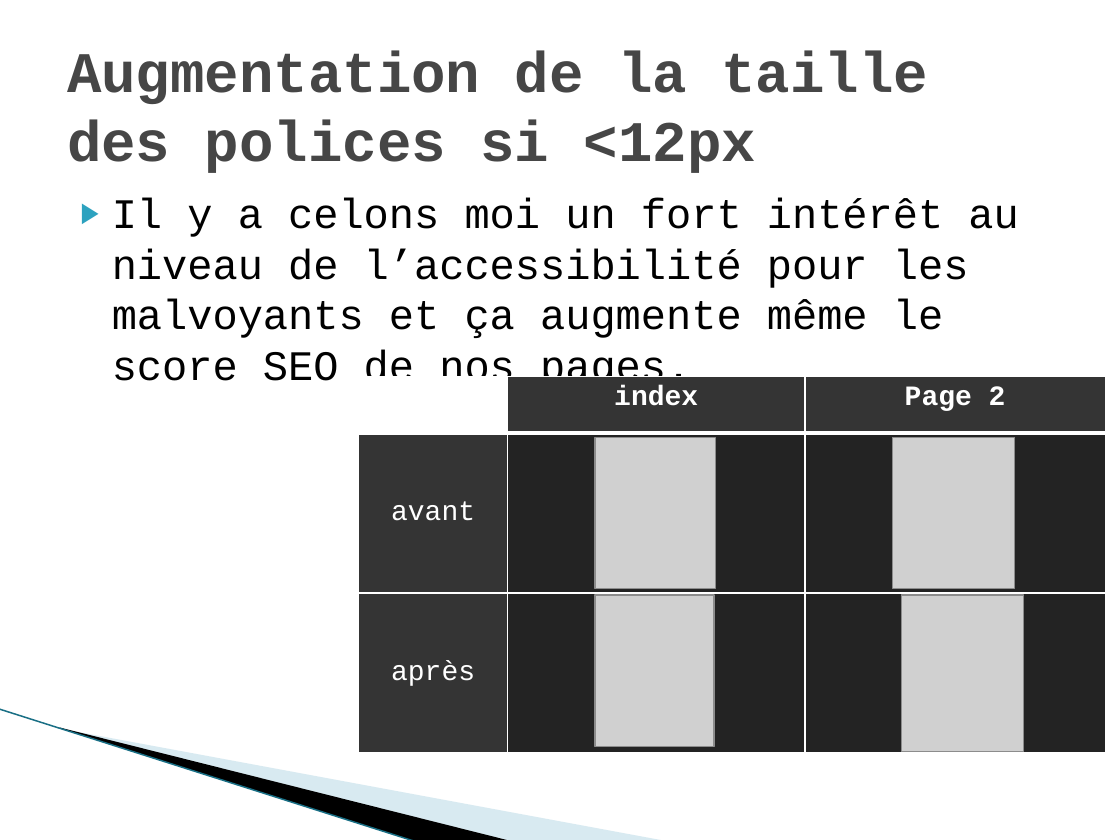
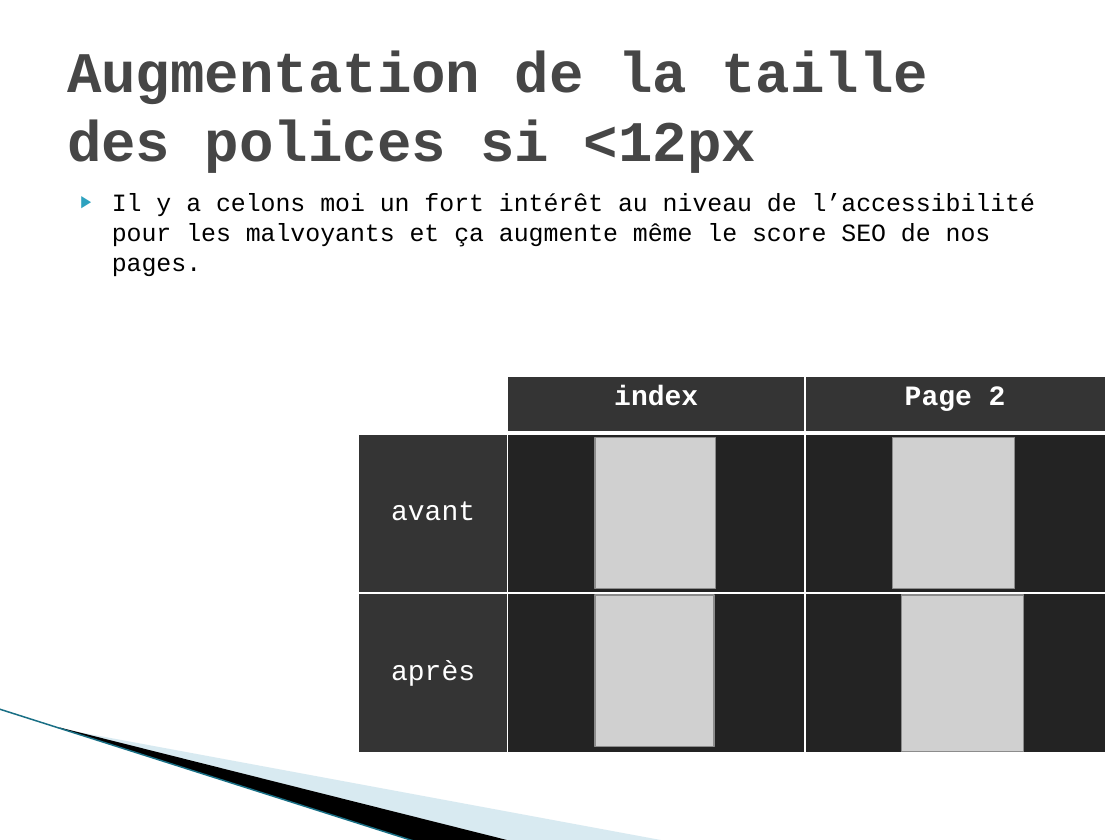
Before and after one commit to gwenaelgressier/GwenaelGressier_04_28022022, a slide deck: slide 10 of Rapport audit.pptx (slide 11 before the commit). Drawn at 1120x840 pixels with LibreOffice and Linux fonts; fonts in the diff are those of the drawing; grey boxes stand for pictures; background and template pictures are left out. Boxes give left, top, right and bottom in pixels: in the first picture for what was removed or moved away, otherwise in the second. Text is boxed around its words. In the diff, an @@ line names an element or a change of style, - is before the commit and + after.

```diff
--- a/Rapport audit.pptx
+++ b/Rapport audit.pptx
@@ text "Il y a celons moi ..." at <box>112,193,1035,276</box>: size 27 to 16 pt @@
```
Also in this commit, not shown: 11 other slides changed, 2 slides removed, 2 other files.
